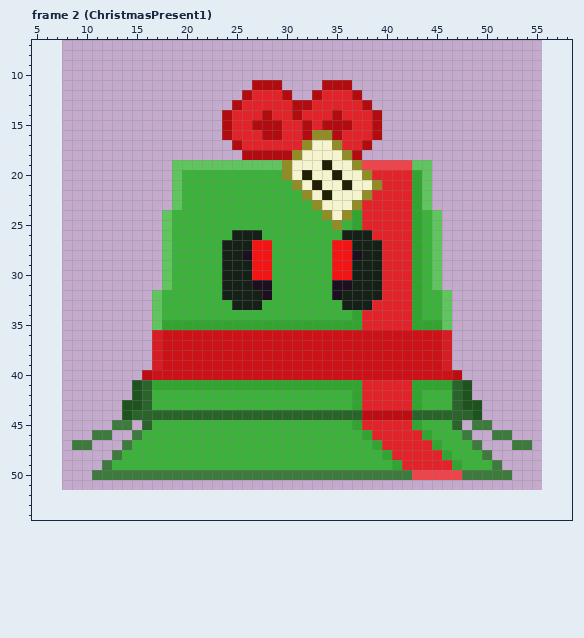
One commit to this pixel-art file: YetiFree/yeti_box.aseprite. The picture above is the old version.
48x48 pixels, 3 frames. Colours within 5 levels of each other are drawn and written as one. Shown: frame 2 (ChristmasPresent1): x 5..58, y 7..54. The old version is drawn lined up with the new one, on the new canvas. The commit also changed other frames, which this record leaves out.
New version:
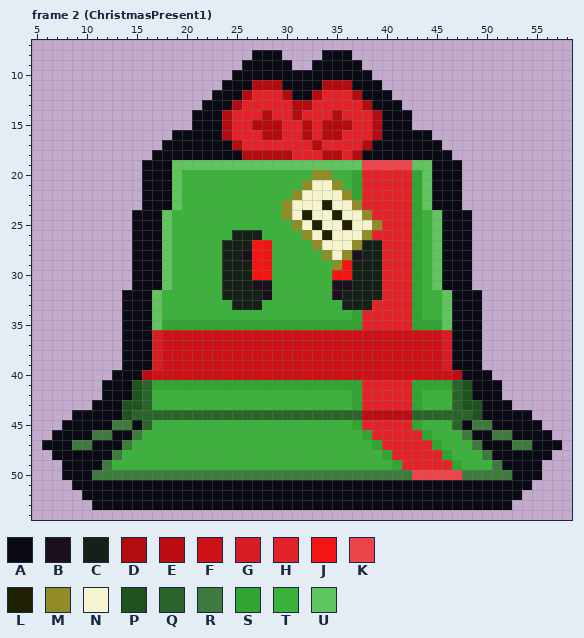
Palette (. is transparent): A #090a14  B #1c0f1e  C #152117  D #b20c11  E #bc0d13  F #cc1117  G #d61d23  H #e2242a  J #f31414  K #ed454b  L #212004  M #928c27  N #f6f4ce  P #1e521e  Q #2b642b  R #3e7a3e  S #32a531  T #3cb13b  U #60c55f
Edits made:
canvas 48x48 -> 64x64, the old top-left corner now at 8,4
Changed rows in their new state; - is an unchanged pixel.
Frame 2 (ChristmasPresent1):
first column x 6:
 8 ---------------------AAA----AAA---------------------
 9 --------------------AAAAA--AAAAA--------------------
10 -------------------AAAAAAAAAAAAAA-------------------
11 ------------------AAA---AAAA---AAA------------------
12 -----------------AAA-----AA-----AAA-----------------
13 ----------------AAA--------------AAA----------------
14 ---------------AAA----------------AAA---------------
15 ---------------AAA----------------AAA---------------
16 -------------AAAAA---------HD-----AAAAA-------------
17 ------------AAAAAAA-------HDHH---AAAAAAA------------
18 -----------AAAAAAAAA-----HHHDDH-AAAAAAAAA-----------
19 ----------AAA-----------UUUUUUUU-------AAA----------
20 ----------AAA-----------TTTMMTTSH------AAA----------
21 ----------AAA------------TMN-MTSHH-----AAA----------
22 ----------AAA------------MN-N-MSH------AAA----------
23 ----------AAA-----------MNNNL----------AAA----------
24 ---------AAA------------MNLNNLNNM-------AAA---------
25 ---------AAA-------------MNLNNLNNM------AAA---------
26 ---------AAA--------------MNLNNNM-------AAA---------
27 ---------AAA---------------MNNNM--------AAA---------
28 ---------AAA----------------MNM---------AAA---------
29 ---------AAA-----------------M----------AAA---------
30 ---------AAA----------------------------AAA---------
31 ---------AAA----------------------------AAA---------
32 --------AAA------------------------------AAA--------
33 --------AAA------------------------------AAA--------
34 --------AAA------------------------------AAA--------
35 --------AAA------------------------------AAA--------
36 --------AAA------------------------------AAA--------
37 --------AAA------------------------------AAA--------
38 --------AAA------------------------------AAA--------
39 --------AAA------------------------------AAA--------
40 -------AAA--------------------------------AAA-------
41 ------AAA----------------------------------AAA------
42 ------AAA----------------------------------AAA------
43 -----AAA------------------------------------AAA-----
44 ---AAAAA------------------------------------AAAAA---
45 --AAAAA--A--------------------------------A--AAAAA--
46 -AAAA--AA----------------------------------AA--AAAA-
47 AAA--AAA------------------------------------AAA--AAA
48 -AAAAAA--------------------------------------AAAAAA-
49 --AAAA----------------------------------------AAAA--
50 --AAA------------------------------------------AAA--
51 ---AAAAAAAAAAAAAAAAAAAAAAAAAAAAAAAAAAAAAAAAAAAAAA---
52 ----AAAAAAAAAAAAAAAAAAAAAAAAAAAAAAAAAAAAAAAAAAAA----
53 -----AAAAAAAAAAAAAAAAAAAAAAAAAAAAAAAAAAAAAAAAAA-----
